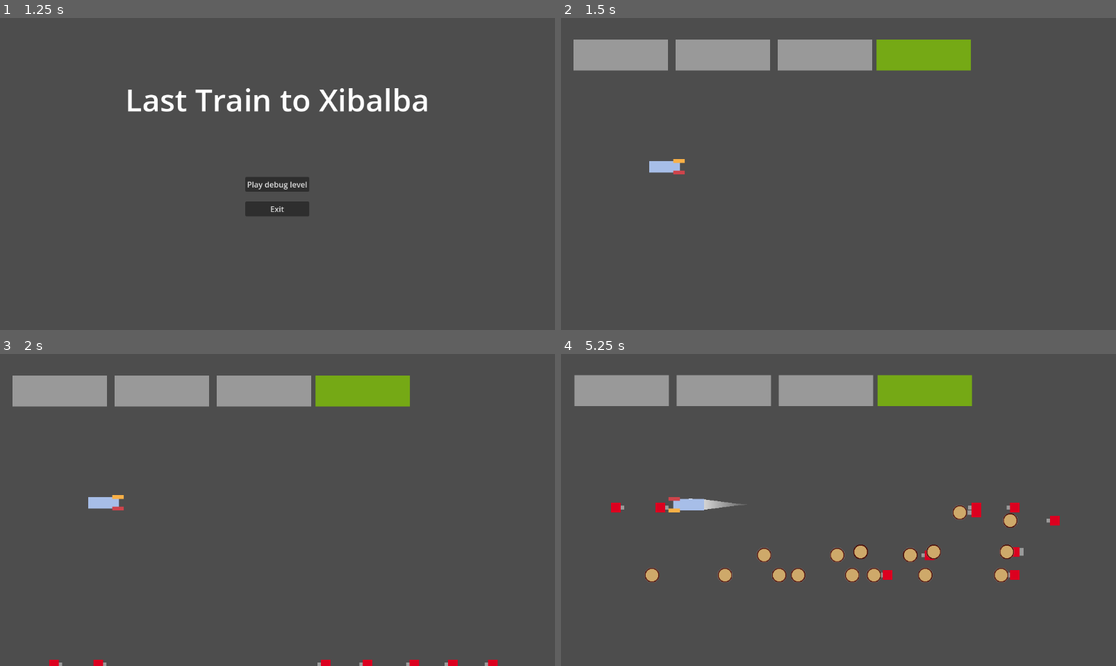
Above: before the commit, frames 1-4 (two rows, left to right).
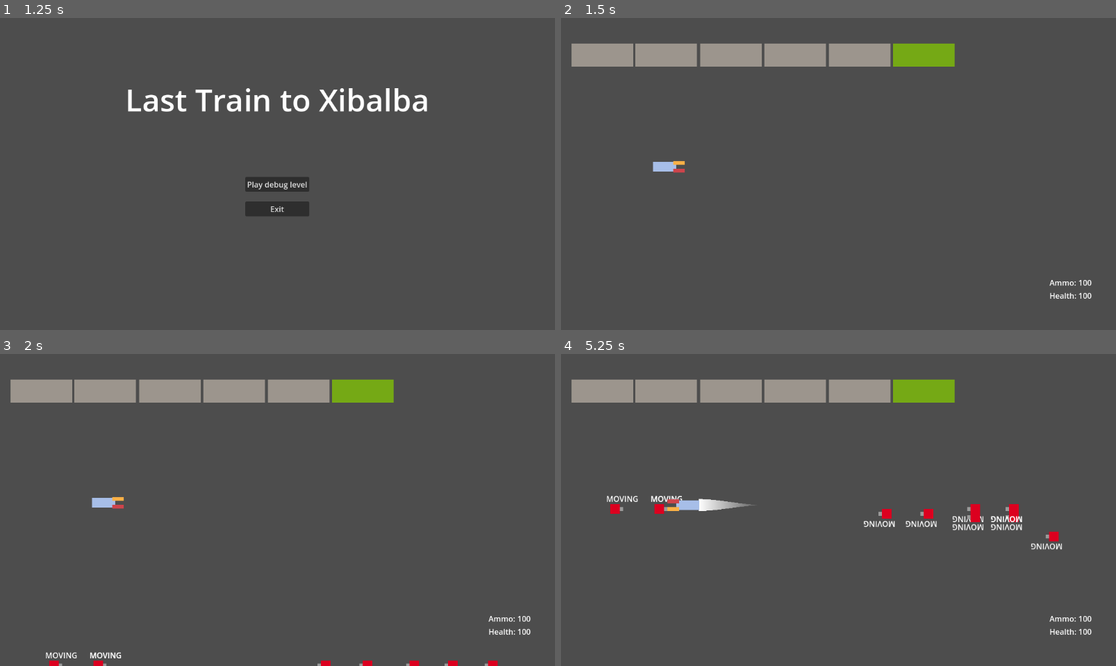
Above: after the commit, the same moments.

Repository: imberny/last-train-to-xibalba
Game: Godot game, scene res://src/main.tscn
Same seed, same stepped clock (60 frames per second), same inputs: the game is played once before the commit and once after it.
Inputs:
- Up to frame 1 (1.25 s): tap Enter (ui_accept) at 0.5, 0.77 s; hold Right (move_right) from 0.53 s (still down); tap Shift (boost) at 0.6 s; tap F (flip_around) at 0.8 s
- Up to frame 2 (1.5 s): release Right (move_right) at 1.25 s; click "Play debug level" at 1.25 s
- Up to frame 3 (2 s): no input
- Up to frame 4 (5.25 s): hold Down (move_down) 2.03-2.78 s; tap F (flip_around) at 2.1, 3.8, 4.35 s; tap Enter (ui_accept) at 2.27, 3.77, 4.52 s; tap Z (shoot_primary) at 2.3, 2.85, 4.55, 5.1 s; hold Right (move_right) 2.78-3.53 s; tap Shift (boost) at 3.05, 3.6 s; hold Up (move_up) 3.53-4.28 s; hold Left (move_left) from 4.28 s (still down)

Frame 1 is identical in both runs. In frame 2, 3.0% of the frame differs, in the area x 1-96%, y 6-90%; in frame 3, 3.2%; in frame 4, 6.0%.

Commit message:
Add player death, tweak enemy ai

Diff:
--- a/src/autoloads/game/game.gd
+++ b/src/autoloads/game/game.gd
@@ -1,3 +1,24 @@
 class_name Game extends Node
 
 var level: Level
+
+var _player: PlayerVehicle2D
+
+
+func _ready() -> void:
+	get_tree().node_added.connect(_on_tree_node_added)
+	get_tree().node_removed.connect(_on_tree_node_removed)
+
+
+func get_player() -> PlayerVehicle2D:
+	return _player
+
+
+func _on_tree_node_added(node: Node) -> void:
+	if node is PlayerVehicle2D:
+		_player = node
+
+
+func _on_tree_node_removed(node: Node) -> void:
+	if node is PlayerVehicle2D:
+		_player = null
--- /dev/null
+++ b/src/components/death/death.tscn
@@ -0,0 +1,6 @@
+[gd_scene load_steps=2 format=3 uid="uid://l01uxojveimi"]
+
+[ext_resource type="Script" uid="uid://bxsxduhkeewy4" path="res://src/components/death/death.gd" id="1_e7fjc"]
+
+[node name="Death" type="Node"]
+script = ExtResource("1_e7fjc")
--- a/src/components/enemy_death/enemy_death.tscn
+++ /dev/null
@@ -1,6 +0,0 @@
-[gd_scene load_steps=2 format=3 uid="uid://l01uxojveimi"]
-
-[ext_resource type="Script" uid="uid://bxsxduhkeewy4" path="res://src/components/enemy_death/enemy_death.gd" id="1_e7fjc"]
-
-[node name="EnemyDeath" type="Node"]
-script = ExtResource("1_e7fjc")
--- a/src/components/input_controller/input_controller.tscn
+++ /dev/null
@@ -1,6 +0,0 @@
-[gd_scene load_steps=2 format=3 uid="uid://02n7xapox2w5"]
-
-[ext_resource type="Script" uid="uid://ts7wx2jjxap1" path="res://src/components/input_controller/input_controller.gd" id="1_syg43"]
-
-[node name="InputController" type="Node"]
-script = ExtResource("1_syg43")
--- a/src/game_objects/enemy_raider/enemy_raider.gd
+++ b/src/game_objects/enemy_raider/enemy_raider.gd
@@ -1,40 +1,88 @@
 extends Node2D
 
-enum State { SPAWNING, SHOOTING, WANDERING }
+enum State {
+	SPAWNING,
+	THINKING,
+	MOVING,
+	PREP_SHOOTING,
+	SHOOTING,
+}
 
 @export var _speed := 100.0
 
 var _state_machine: FuncStateMachine
 
 @onready var _gun: Gun = $Gun
+@onready var _enemy_ray: RayCast2D = $EnemyDetectorRay
 
 var _destination: Vector2
+
+# TODO: Desired behaviour: move to an initial position, prep fire, fire some bullets towards player, reposition
 
 
 func _ready() -> void:
 	_state_machine = FuncStateMachine.new()
-	_state_machine.add_state(State.SPAWNING, _update_spawning, _enter_spawning)
+	_state_machine.add_state(State.SPAWNING, _update_spawning)
+	_state_machine.add_state(State.THINKING, _update_thinking)
+	_state_machine.add_state(State.PREP_SHOOTING, _update_prep_shooting, _enter_prep_shooting)
 	_state_machine.add_state(State.SHOOTING, _update_shooting, _enter_shooting, _exit_shooting)
-	_state_machine.add_state(State.WANDERING, _update_wandering, _enter_wandering)
+	_state_machine.add_state(State.MOVING, _update_moving)
 	_state_machine.set_start_state(State.SPAWNING)
 
 
 func _physics_process(delta: float) -> void:
 	_state_machine.update(delta)
-
-
-func _enter_spawning() -> void:
-	_destination.x = global_position.x
-	_destination.y = randf_range(200.0, 500.0)
+	$StateLabel.text = State.find_key(_state_machine._current_state_key)
 
 
 func _update_spawning(delta: float) -> void:
-	if 1.0 > global_position.distance_to(_destination):
-		_state_machine.transition_to(State.SHOOTING)
+	_destination.x = global_position.x
+	_destination.y = randf_range(200.0, 500.0)
+	_state_machine.transition_to(State.MOVING)
+
+
+func _update_thinking(delta: float) -> void:
+	var player := GameService.get_player()
+	if not player:
+		_destination = Vector2(randf_range(100.0, 800.0), randf_range(100.0, 400.0))
+		_state_machine.transition_to(State.MOVING)
 		return
 
-	var dir := global_position.direction_to(_destination)
-	global_position += dir * _speed * delta
+	if global_position.x > player.global_position.x:
+		rotation = PI
+	else:
+		rotation = 0.0
+
+	if RngUtil.coin_flip():
+		_state_machine.transition_to(State.PREP_SHOOTING)
+		return
+
+	_destination.y = player.global_position.y
+	_destination.x = global_position.x
+	if absf(_destination.x - player.global_position.x) < 50.0:
+		var offset := 150.0 if RngUtil.coin_flip() else -150.0
+		_destination.x = global_position.x + offset
+	_state_machine.transition_to(State.MOVING)
+
+
+var _time_prep_shooting := 0.0
+
+
+func _enter_prep_shooting() -> void:
+	_time_shooting = 0.0
+
+
+func _update_prep_shooting(delta: float) -> void:
+	if not _is_player_in_sight():
+		_state_machine.transition_to(State.THINKING)
+		return
+
+	_time_prep_shooting += delta
+	if 1.0 < _time_prep_shooting:
+		_state_machine.transition_to(State.SHOOTING)
+
+
+var _time_shooting := 0.0
 
 
 func _enter_shooting() -> void:
@@ -46,25 +94,42 @@
 	_gun.release_trigger()
 
 
-var _time_shooting := 0.0
+func _update_shooting(_delta: float) -> void:
+	_time_shooting += _delta
+	var player := GameService.get_player()
+	if player:
+		look_at(player.global_position)
+	if _time_shooting >= 1.3:
+		_state_machine.transition_to(State.THINKING)
 
 
-func _update_shooting(_delta: float) -> void:
-	_time_shooting += _delta
-	if _time_shooting >= 2.0:
-		_state_machine.transition_to(State.WANDERING)
-
-
-func _enter_wandering() -> void:
-	_destination = Vector2(randf_range(200.0, 800.0), randf_range(200.0, 500.0))
-	if randi_range(0, 2) == 1:
-		rotation = clampf(rotation + PI, -PI, PI)
-
-
-func _update_wandering(delta: float) -> void:
+func _update_moving(delta: float) -> void:
 	if 1.0 > global_position.distance_to(_destination):
-		_state_machine.transition_to(State.SHOOTING)
+		_state_machine.transition_to(State.THINKING)
 		return
 
 	var dir := global_position.direction_to(_destination)
 	global_position += dir * _speed * delta
+
+
+func _is_player_in_sight() -> bool:
+	var player := GameService.get_player()
+	if not player:
+		return false
+
+	var is_player_aligned := absf(global_position.y - player.global_position.y) < 50.0
+	if not is_player_aligned:
+		return false
+
+	if _enemy_ray.is_colliding():
+		var enemy: Node2D = _enemy_ray.get_collider()
+		if not is_instance_valid(enemy):
+			# this fucks la patente
+			return false
+
+		return (
+			global_position.distance_to(enemy.global_position)
+			> global_position.distance_to(player.global_position)
+		)
+
+	return true
--- a/src/game_objects/enemy_raider/enemy_raider.tscn
+++ b/src/game_objects/enemy_raider/enemy_raider.tscn
@@ -4,7 +4,7 @@
 [ext_resource type="PackedScene" uid="uid://d1gqsdw8lt5b8" path="res://src/components/square_2d/square_2d.tscn" id="1_ofbph"]
 [ext_resource type="PackedScene" uid="uid://dejh0cxjkbis1" path="res://src/components/health/health.tscn" id="2_dkkhw"]
 [ext_resource type="PackedScene" uid="uid://c2nw265h7x8ew" path="res://src/components/hitbox/hitbox.tscn" id="2_xxqc4"]
-[ext_resource type="PackedScene" uid="uid://l01uxojveimi" path="res://src/components/enemy_death/enemy_death.tscn" id="3_02my5"]
+[ext_resource type="PackedScene" uid="uid://l01uxojveimi" path="res://src/components/death/death.tscn" id="3_02my5"]
 [ext_resource type="PackedScene" uid="uid://b0s2uqs7ib8ns" path="res://src/game_objects/enemy_raider/enemy_raider_explosion.tscn" id="4_02my5"]
 [ext_resource type="PackedScene" uid="uid://3prgu1sbvisa" path="res://src/game_objects/gun/gun.tscn" id="5_rpucj"]
 [ext_resource type="PackedScene" uid="uid://1y1k4d17hcxl" path="res://src/game_objects/bullets_2d/enemy_bullet_2d.tscn" id="6_htgso"]
@@ -18,7 +18,7 @@
 hitpoints_max = 15
 hitbox = NodePath("../Hitbox")
 
-[node name="EnemyDeath" parent="." node_paths=PackedStringArray("_health") instance=ExtResource("3_02my5")]
+[node name="Death" parent="." node_paths=PackedStringArray("_health") instance=ExtResource("3_02my5")]
 _health = NodePath("../Health")
 _death_scene = ExtResource("4_02my5")
 
@@ -41,3 +41,16 @@
 
 [node name="CollisionShape2D" type="CollisionShape2D" parent="Hitbox"]
 shape = SubResource("CircleShape2D_10e8t")
+
+[node name="EnemyDetectorRay" type="RayCast2D" parent="."]
+target_position = Vector2(800, 0)
+collision_mask = 64
+collide_with_areas = true
+collide_with_bodies = false
+
+[node name="StateLabel" type="Label" parent="."]
+offset_left = -18.0
+offset_top = -33.0
+offset_right = 22.0
+offset_bottom = -10.0
+text = "State"
--- /dev/null
+++ b/src/game_objects/player_vehicle_2d/player_death_2d.tscn
@@ -0,0 +1,191 @@
+[gd_scene load_steps=14 format=3 uid="uid://bxg7f5l5rkhp0"]
+
+[ext_resource type="PackedScene" uid="uid://d1gqsdw8lt5b8" path="res://src/components/square_2d/square_2d.tscn" id="1_fafj6"]
+[ext_resource type="Script" uid="uid://c37vr3f3tbm85" path="res://src/effects/play_and_free.gd" id="1_flpl1"]
+[ext_resource type="AudioStream" uid="uid://u2q3mdjj77g" path="res://assets/sfx/explosions/zapsplat_explosion_short_airy_large_001_92190.wav" id="2_pw8pr"]
+
+[sub_resource type="Animation" id="Animation_flpl1"]
+resource_name = "explode"
+length = 3.0
+tracks/0/type = "value"
+tracks/0/imported = false
+tracks/0/enabled = true
+tracks/0/path = NodePath("GPUParticles2D:emitting")
+tracks/0/interp = 1
+tracks/0/loop_wrap = true
+tracks/0/keys = {
+"times": PackedFloat32Array(0, 1.73333),
+"transitions": PackedFloat32Array(1, 1),
+"update": 1,
+"values": [true, false]
+}
+tracks/1/type = "value"
+tracks/1/imported = false
+tracks/1/enabled = true
+tracks/1/path = NodePath("AudioStreamPlayer2D:playing")
+tracks/1/interp = 1
+tracks/1/loop_wrap = true
+tracks/1/keys = {
+"times": PackedFloat32Array(0),
+"transitions": PackedFloat32Array(1),
+"update": 1,
+"values": [true]
+}
+tracks/2/type = "value"
+tracks/2/imported = false
+tracks/2/enabled = true
+tracks/2/path = NodePath("AudioStreamPlayer2D2:playing")
+tracks/2/interp = 1
+tracks/2/loop_wrap = true
+tracks/2/keys = {
+"times": PackedFloat32Array(0.433333),
+"transitions": PackedFloat32Array(1),
+"update": 1,
+"values": [true]
+}
+tracks/3/type = "value"
+tracks/3/imported = false
+tracks/3/enabled = true
+tracks/3/path = NodePath("AudioStreamPlayer2D3:playing")
+tracks/3/interp = 1
+tracks/3/loop_wrap = true
+tracks/3/keys = {
+"times": PackedFloat32Array(0.933333),
+"transitions": PackedFloat32Array(1),
+"update": 1,
+"values": [true]
+}
+
+[sub_resource type="Animation" id="Animation_pw8pr"]
+length = 0.001
+tracks/0/type = "value"
+tracks/0/imported = false
+tracks/0/enabled = true
+tracks/0/path = NodePath("GPUParticles2D:emitting")
+tracks/0/interp = 1
+tracks/0/loop_wrap = true
+tracks/0/keys = {
+"times": PackedFloat32Array(0),
+"transitions": PackedFloat32Array(1),
+"update": 1,
+"values": [false]
+}
+tracks/1/type = "value"
+tracks/1/imported = false
+tracks/1/enabled = true
+tracks/1/path = NodePath("AudioStreamPlayer2D:playing")
+tracks/1/interp = 1
+tracks/1/loop_wrap = true
+tracks/1/keys = {
+"times": PackedFloat32Array(0),
+"transitions": PackedFloat32Array(1),
+"update": 1,
+"values": [false]
+}
+tracks/2/type = "value"
+tracks/2/imported = false
+tracks/2/enabled = true
+tracks/2/path = NodePath("AudioStreamPlayer2D2:playing")
+tracks/2/interp = 1
+tracks/2/loop_wrap = true
+tracks/2/keys = {
+"times": PackedFloat32Array(0),
+"transitions": PackedFloat32Array(1),
+"update": 1,
+"values": [false]
+}
+tracks/3/type = "value"
+tracks/3/imported = false
+tracks/3/enabled = true
+tracks/3/path = NodePath("AudioStreamPlayer2D3:playing")
+tracks/3/interp = 1
+tracks/3/loop_wrap = true
+tracks/3/keys = {
+"times": PackedFloat32Array(0),
+"transitions": PackedFloat32Array(1),
+"update": 1,
+"values": [false]
+}
+
+[sub_resource type="AnimationLibrary" id="AnimationLibrary_u0tvp"]
+_data = {
+&"RESET": SubResource("Animation_pw8pr"),
+&"explode": SubResource("Animation_flpl1")
+}
+
+[sub_resource type="Gradient" id="Gradient_2ldln"]
+interpolation_mode = 1
+colors = PackedColorArray(1, 1, 1, 1, 1, 1, 1, 0)
+
+[sub_resource type="GradientTexture2D" id="GradientTexture2D_xo606"]
+gradient = SubResource("Gradient_2ldln")
+fill = 1
+fill_from = Vector2(0.5, 0.5)
+fill_to = Vector2(0.5, 0)
+
+[sub_resource type="Gradient" id="Gradient_62mmf"]
+offsets = PackedFloat32Array(0.005, 0.115, 0.275, 0.67, 1)
+colors = PackedColorArray(0.360358, 0.155647, 0.0428436, 1, 0.963286, 0.43261, 0.38431, 1, 0.616838, 0.154331, 0.215307, 1, 0.753984, 0.753984, 0.753984, 1, 0.114897, 0.114897, 0.114897, 1)
+
+[sub_resource type="GradientTexture1D" id="GradientTexture1D_ncirh"]
+gradient = SubResource("Gradient_62mmf")
+
+[sub_resource type="Curve" id="Curve_rh6gs"]
+_data = [Vector2(1e-05, 0), 0.0, 0.0, 0, 0, Vector2(0.190265, 1), 0.0, 0.0, 0, 0, Vector2(0.637168, 0.573034), 0.0, 0.0, 0, 0, Vector2(1, 0), 0.0, 0.0, 0, 0]
+point_count = 4
+
+[sub_resource type="CurveTexture" id="CurveTexture_rwji8"]
+curve = SubResource("Curve_rh6gs")
+
+[sub_resource type="ParticleProcessMaterial" id="ParticleProcessMaterial_v7lm8"]
+particle_flag_disable_z = true
+emission_shape = 1
+emission_sphere_radius = 35.67
+direction = Vector3(0, -1, 0)
+initial_velocity_min = 18.87
+initial_velocity_max = 18.87
+gravity = Vector3(0, 0, 0)
+scale_curve = SubResource("CurveTexture_rwji8")
+color_ramp = SubResource("GradientTexture1D_ncirh")
+
+[node name="PlayerDeath" type="Node2D"]
+script = ExtResource("1_flpl1")
+
+[node name="BodySprite" parent="." instance=ExtResource("1_fafj6")]
+modulate = Color(0.654918, 0.744686, 0.910997, 1)
+scale = Vector2(48, 20)
+
+[node name="Gun2" parent="." instance=ExtResource("1_fafj6")]
+modulate = Color(0.975482, 0.690805, 0.274644, 1)
+position = Vector2(30, -8)
+scale = Vector2(24, 8)
+
+[node name="Gun3" parent="." instance=ExtResource("1_fafj6")]
+modulate = Color(0.975482, 0.690805, 0.274644, 1)
+position = Vector2(29, 8)
+scale = Vector2(24, 8)
+
+[node name="AnimationPlayer" type="AnimationPlayer" parent="."]
+libraries = {
+&"": SubResource("AnimationLibrary_u0tvp")
+}
+autoplay = "explode"
+
+[node name="GPUParticles2D" type="GPUParticles2D" parent="."]
+emitting = false
+amount = 28
+texture = SubResource("GradientTexture2D_xo606")
+lifetime = 0.45
+explosiveness = 0.23
+process_material = SubResource("ParticleProcessMaterial_v7lm8")
+
+[node name="AudioStreamPlayer2D" type="AudioStreamPlayer2D" parent="."]
+stream = ExtResource("2_pw8pr")
+
+[node name="AudioStreamPlayer2D2" type="AudioStreamPlayer2D" parent="."]
+stream = ExtResource("2_pw8pr")
+pitch_scale = 1.14
+
+[node name="AudioStreamPlayer2D3" type="AudioStreamPlayer2D" parent="."]
+stream = ExtResource("2_pw8pr")
+pitch_scale = 0.76
--- a/src/game_objects/player_vehicle_2d/player_vehicle_2d.gd
+++ b/src/game_objects/player_vehicle_2d/player_vehicle_2d.gd
@@ -7,6 +7,10 @@
 @onready var _primary_gun: Gun = $PrimaryGun
 @onready var _anim_tree: AnimationTree = $AnimationTree
 @onready var _playback: AnimationNodeStateMachinePlayback = _anim_tree["parameters/playback"]
+
+
+func _process(_delta: float) -> void:
+	%HealthCount.text = str($Health._hitpoints)
 
 
 func move(motion: Vector2, delta: float) -> void:
--- a/src/game_objects/player_vehicle_2d/player_vehicle_2d.tscn
+++ b/src/game_objects/player_vehicle_2d/player_vehicle_2d.tscn
@@ -6,6 +6,8 @@
 [ext_resource type="PackedScene" uid="uid://d1gqsdw8lt5b8" path="res://src/components/square_2d/square_2d.tscn" id="3_b7s65"]
 [ext_resource type="PackedScene" uid="uid://cb7koi37ki7ll" path="res://src/components/trail_2d/trail_2d.tscn" id="3_dwlbi"]
 [ext_resource type="PackedScene" uid="uid://3prgu1sbvisa" path="res://src/game_objects/gun/gun.tscn" id="3_q3ate"]
+[ext_resource type="PackedScene" uid="uid://l01uxojveimi" path="res://src/components/death/death.tscn" id="4_yn0u7"]
+[ext_resource type="PackedScene" uid="uid://bxg7f5l5rkhp0" path="res://src/game_objects/player_vehicle_2d/player_death_2d.tscn" id="5_j4sp8"]
 [ext_resource type="PackedScene" uid="uid://c2nw265h7x8ew" path="res://src/components/hitbox/hitbox.tscn" id="7_yn0u7"]
 
 [sub_resource type="Animation" id="Animation_dwlbi"]
@@ -20,7 +22,7 @@
 "times": PackedFloat32Array(0),
 "transitions": PackedFloat32Array(1),
 "update": 0,
-"values": [Vector2(64, 24)]
+"values": [Vector2(48, 20)]
 }
 
 [sub_resource type="Animation" id="Animation_q3ate"]
@@ -36,7 +38,7 @@
 "times": PackedFloat32Array(0, 0.166667, 0.4),
 "transitions": PackedFloat32Array(2, 0.183011, 1.62451),
 "update": 0,
-"values": [Vector2(84.64, 8.48), Vector2(21.6, 41.825), Vector2(64, 24)]
+"values": [Vector2(84.64, 8.48), Vector2(21.6, 41.825), Vector2(48, 16)]
 }
 
 [sub_resource type="AnimationLibrary" id="AnimationLibrary_rwhi4"]
@@ -75,7 +77,7 @@
 colors = PackedColorArray(1, 1, 1, 0, 1, 1, 1, 1)
 
 [sub_resource type="RectangleShape2D" id="RectangleShape2D_3h6ip"]
-size = Vector2(57, 20)
+size = Vector2(40, 16)
 
 [node name="PlayerVehicle2D" type="Node2D"]
 script = ExtResource("1_o8gf6")
@@ -88,6 +90,10 @@
 
 [node name="Health" parent="." node_paths=PackedStringArray("hitbox") instance=ExtResource("3_3h6ip")]
 hitbox = NodePath("../Hitbox")
+
+[node name="Death" parent="." node_paths=PackedStringArray("_health") instance=ExtResource("4_yn0u7")]
+_health = NodePath("../Health")
+_death_scene = ExtResource("5_j4sp8")
 
 [node name="BoostTimer" type="Timer" parent="."]
 wait_time = 0.6
@@ -102,7 +108,10 @@
 tree_root = SubResource("AnimationNodeStateMachine_q3ate")
 anim_player = NodePath("../AnimationPlayer")
 
-[node name="Trail2d" parent="." instance=ExtResource("3_dwlbi")]
+[node name="Behind" type="Marker2D" parent="."]
+position = Vector2(-23, 0)
+
+[node name="Trail2d" parent="Behind" instance=ExtResource("3_dwlbi")]
 show_behind_parent = true
 z_index = -1
 width = 24.61
@@ -111,16 +120,16 @@
 
 [node name="BodySprite" parent="." instance=ExtResource("3_b7s65")]
 modulate = Color(0.654918, 0.744686, 0.910997, 1)
-scale = Vector2(64, 24)
+scale = Vector2(48, 20)
 
 [node name="PrimaryGun" parent="." node_paths=PackedStringArray("_bullet_spawner") instance=ExtResource("3_q3ate")]
 modulate = Color(0.806572, 0.265107, 0.295352, 1)
-position = Vector2(30, 12)
+position = Vector2(30, 8)
 _bullet_spawner = NodePath("../BulletSpawner")
 
 [node name="Gun2" parent="." instance=ExtResource("3_b7s65")]
 modulate = Color(0.975482, 0.690805, 0.274644, 1)
-position = Vector2(30, -12)
+position = Vector2(30, -8)
 scale = Vector2(24, 8)
 
 [node name="BulletSpawner" type="Marker2D" parent="."]
@@ -131,3 +140,45 @@
 [node name="CollisionShape2D" type="CollisionShape2D" parent="Hitbox"]
 position = Vector2(-2.5, 0)
 shape = SubResource("RectangleShape2D_3h6ip")
+
+[node name="CanvasLayer" type="CanvasLayer" parent="."]
+
+[node name="MarginContainer" type="MarginContainer" parent="CanvasLayer"]
+anchors_preset = 3
+anchor_left = 1.0
+anchor_top = 1.0
+anchor_right = 1.0
+anchor_bottom = 1.0
+offset_left = -88.0
+offset_top = -40.0
+grow_horizontal = 0
+grow_vertical = 0
+theme_override_constants/margin_right = 50
+theme_override_constants/margin_bottom = 60
+
+[node name="VBoxContainer" type="VBoxContainer" parent="CanvasLayer/MarginContainer"]
+layout_mode = 2
+
+[node name="AmmoHBox" type="HBoxContainer" parent="CanvasLayer/MarginContainer/VBoxContainer"]
+layout_mode = 2
+
+[node name="AmmoCountLabel" type="Label" parent="CanvasLayer/MarginContainer/VBoxContainer/AmmoHBox"]
+layout_mode = 2
+text = "Ammo:"
+
+[node name="AmmoCount" type="Label" parent="CanvasLayer/MarginContainer/VBoxContainer/AmmoHBox"]
+unique_name_in_owner = true
+layout_mode = 2
+text = "100"
+
+[node name="HealthHBox" type="HBoxContainer" parent="CanvasLayer/MarginContainer/VBoxContainer"]
+layout_mode = 2
+
+[node name="HealthLabel" type="Label" parent="CanvasLayer/MarginContainer/VBoxContainer/HealthHBox"]
+layout_mode = 2
+text = "Health:"
+
+[node name="HealthCount" type="Label" parent="CanvasLayer/MarginContainer/VBoxContainer/HealthHBox"]
+unique_name_in_owner = true
+layout_mode = 2
+text = "100"
--- a/src/levels/debug_level.tscn
+++ b/src/levels/debug_level.tscn
@@ -1,7 +1,7 @@
 [gd_scene load_steps=12 format=3 uid="uid://cckmqmn6mbhtl"]
 
 [ext_resource type="PackedScene" uid="uid://c1wbi2kt7221i" path="res://src/game_objects/player_vehicle_2d/player_vehicle_2d.tscn" id="1_h7xki"]
-[ext_resource type="PackedScene" uid="uid://02n7xapox2w5" path="res://src/components/input_controller/input_controller.tscn" id="1_hs2m2"]
+[ext_resource type="PackedScene" uid="uid://02n7xapox2w5" path="res://src/managers/player_input_controller/player_input_controller.tscn" id="1_hs2m2"]
 [ext_resource type="Script" uid="uid://lygoeib4pkc3" path="res://src/levels/level.gd" id="1_ijpmm"]
 [ext_resource type="PackedScene" uid="uid://cso6cttn5l4m0" path="res://src/managers/wave_manager/wave_manager.tscn" id="2_rprlp"]
 [ext_resource type="Script" uid="uid://biehkyjt7fewg" path="res://src/resources/waves/wave_definition.gd" id="3_4cgw3"]
@@ -29,8 +29,7 @@
 _waves = Array[ExtResource("3_4cgw3")]([SubResource("Resource_014tj"), SubResource("Resource_rprlp")])
 _spawners = [NodePath("../EnemySpawner1"), NodePath("../EnemySpawner2"), NodePath("../EnemySpawner3"), NodePath("../EnemySpawner4"), NodePath("../EnemySpawner5"), NodePath("../EnemySpawner6"), NodePath("../EnemySpawner7"), NodePath("../EnemySpawner8"), NodePath("../EnemySpawner9")]
 
-[node name="InputController" parent="." node_paths=PackedStringArray("_player") instance=ExtResource("1_hs2m2")]
-_player = NodePath("../Player")
+[node name="PlayerInputController" parent="." instance=ExtResource("1_hs2m2")]
 
 [node name="Player" parent="." instance=ExtResource("1_h7xki")]
 position = Vector2(214, 312)
@@ -64,31 +63,47 @@
 metadata/_edit_group_ = true
 
 [node name="Square2D" parent="TrainPiece" instance=ExtResource("6_mjrdq")]
-scale = Vector2(196, 64)
+scale = Vector2(128, 48)
 
 [node name="TrainPiece2" type="Node2D" parent="."]
-modulate = Color(0.601223, 0.601223, 0.601223, 1)
-position = Vector2(547, 80)
+modulate = Color(0.61243, 0.584974, 0.551086, 1)
+position = Vector2(619, 80)
 metadata/_edit_group_ = true
 
 [node name="Square2D" parent="TrainPiece2" instance=ExtResource("6_mjrdq")]
-scale = Vector2(196, 64)
+scale = Vector2(128, 48)
 
 [node name="TrainPiece3" type="Node2D" parent="."]
-modulate = Color(0.601223, 0.601223, 0.601223, 1)
-position = Vector2(335, 80)
+modulate = Color(0.61243, 0.584974, 0.551086, 1)
+position = Vector2(485, 80)
 metadata/_edit_group_ = true
 
 [node name="Square2D" parent="TrainPiece3" instance=ExtResource("6_mjrdq")]
-scale = Vector2(196, 64)
+scale = Vector2(128, 48)
 
 [node name="TrainPiece4" type="Node2D" parent="."]
-modulate = Color(0.601223, 0.601223, 0.601223, 1)
-position = Vector2(123, 80)
+modulate = Color(0.61243, 0.584974, 0.551086, 1)
+position = Vector2(352, 80)
 metadata/_edit_group_ = true
 
 [node name="Square2D" parent="TrainPiece4" instance=ExtResource("6_mjrdq")]
-scale = Vector2(196, 64)
+scale = Vector2(128, 48)
+
+[node name="TrainPiece5" type="Node2D" parent="."]
+modulate = Color(0.61243, 0.584974, 0.551086, 1)
+position = Vector2(217, 80)
+metadata/_edit_group_ = true
+
+[node name="Square2D" parent="TrainPiece5" instance=ExtResource("6_mjrdq")]
+scale = Vector2(128, 48)
+
+[node name="TrainPiece6" type="Node2D" parent="."]
+modulate = Color(0.61243, 0.584974, 0.551086, 1)
+position = Vector2(85, 80)
+metadata/_edit_group_ = true
+
+[node name="Square2D" parent="TrainPiece6" instance=ExtResource("6_mjrdq")]
+scale = Vector2(128, 48)
 
 [node name="EnemySpawner1" type="Marker2D" parent="."]
 position = Vector2(111, 715)
--- a/src/components/input_controller/input_controller.gd
+++ b/src/managers/player_input_controller/player_input_controller.gd
@@ -1,21 +1,23 @@
 extends Node
-
-@export var _player: PlayerVehicle2D
 
 
 func _physics_process(delta: float) -> void:
+	var player := GameService.get_player()
+	if not player:
+		return
+
 	var motion := _get_motion_adjusted()
 	if Input.is_action_just_pressed("boost"):
-		_player.boost(motion.normalized(), delta)
+		player.boost(motion.normalized(), delta)
 	else:
-		_player.move(motion, delta)
+		player.move(motion, delta)
 	if Input.is_action_just_pressed("shoot_primary"):
-		_player.primary_pull_trigger()
+		player.primary_pull_trigger()
 	elif Input.is_action_just_released("shoot_primary"):
-		_player.primary_release_trigger()
+		player.primary_release_trigger()
 
 	if Input.is_action_just_pressed("flip_around"):
-		_player.flip_around()
+		player.flip_around()
 
 
 func _get_motion_adjusted() -> Vector2:
--- /dev/null
+++ b/src/managers/player_input_controller/player_input_controller.tscn
@@ -0,0 +1,6 @@
+[gd_scene load_steps=2 format=3 uid="uid://02n7xapox2w5"]
+
+[ext_resource type="Script" uid="uid://ts7wx2jjxap1" path="res://src/managers/player_input_controller/player_input_controller.gd" id="1_syg43"]
+
+[node name="PlayerInputController" type="Node"]
+script = ExtResource("1_syg43")
--- /dev/null
+++ b/src/utils/rng_util.gd
@@ -0,0 +1,5 @@
+class_name RngUtil
+
+
+static func coin_flip() -> bool:
+	return 0 == randi() % 2
Renamed: src/components/enemy_death/enemy_death.gd -> src/components/death/death.gd
Renamed: src/components/enemy_death/enemy_death.gd.uid -> src/components/death/death.gd.uid
Not shown: 1 places in src/game_objects/player_vehicle_2d/player_vehicle_2d.tscn that only renumber resources
Renamed: src/components/input_controller/input_controller.gd.uid -> src/managers/player_input_controller/player_input_controller.gd.uid
Not shown, added: src/utils/rng_util.gd.uid
